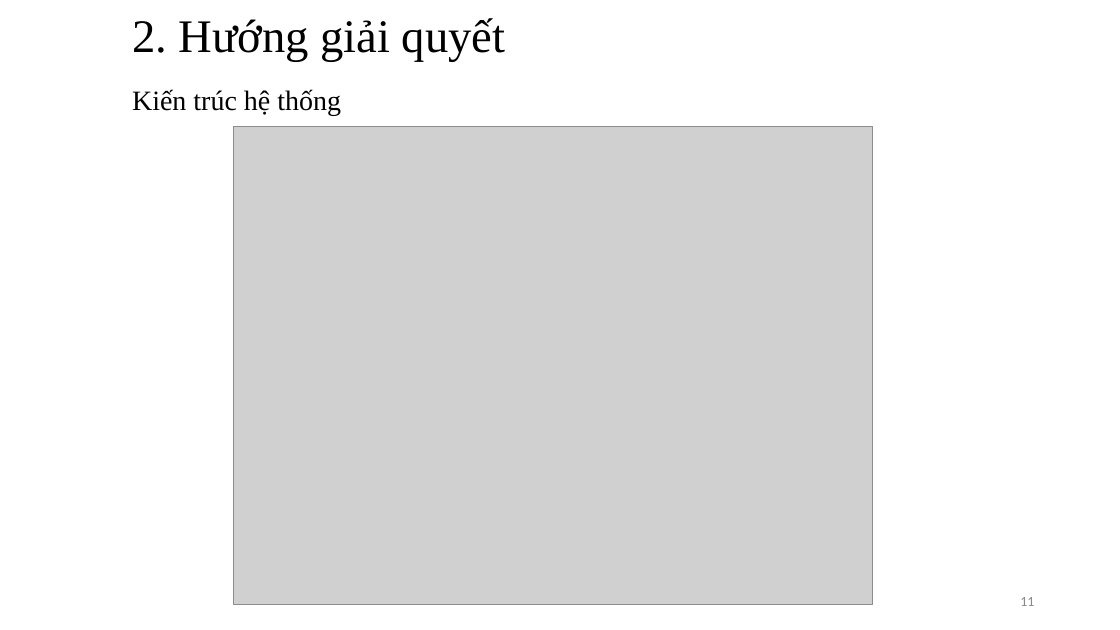
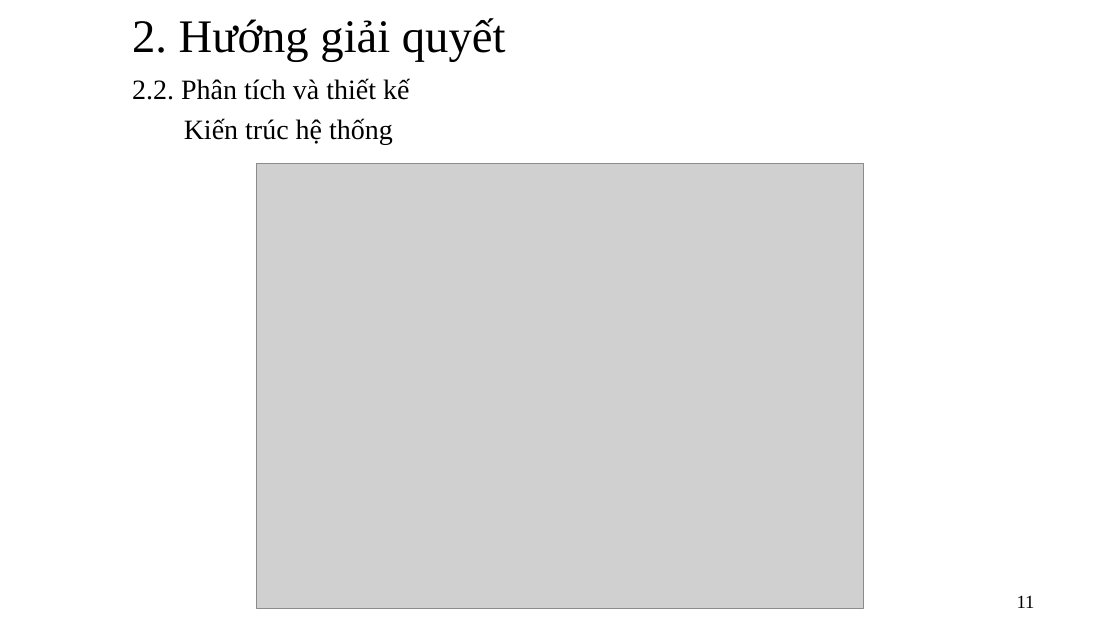
Before and after one commit to trunganhvu/Do_An_Docx, a slide deck: slide 11 of Khóa luận tốt nghiệp .pptx. Drawn at 1120x630 pixels with LibreOffice and Linux fonts; fonts in the diff are those of the drawing; grey boxes stand for pictures. Boxes give left, top, right and bottom in pixels: in the first picture for what was removed or moved away, otherwise in the second. Text is boxed around its words. In the diff, an @@ line names an element or a change of style, - is before the commit and + after.

```diff
--- a/Khóa luận tốt nghiệp .pptx
+++ b/Khóa luận tốt nghiệp .pptx
@@ text added at (x1=132, y1=78, x2=409, y2=100), 24 pt, text #000000 @@
+2.2. Phân tích và thiết kế
@@ text "Kiến trúc hệ thống" moved from (x1=132, y1=89, x2=341, y2=115) to (x1=184, y1=118, x2=393, y2=145) @@
@@ picture resized from (x1=234, y1=126, x2=873, y2=604) to (x1=256, y1=164, x2=864, y2=608) @@
@@ page number at (x1=1017, y1=595, x2=1035, y2=608): size 12 to 16 pt, font Calibri to Times New Roman, text colour #888888 to #000000 @@
```
Also in this commit, not shown: 11 other slides changed.
